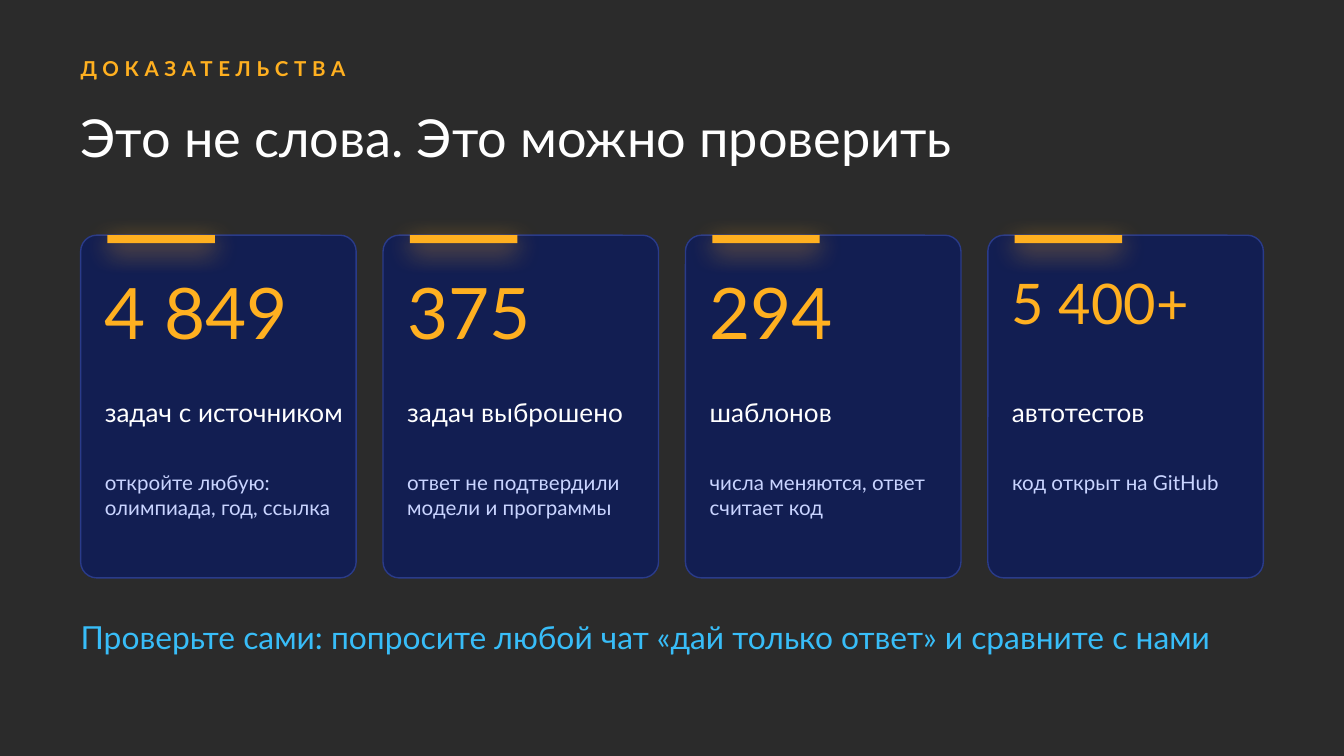
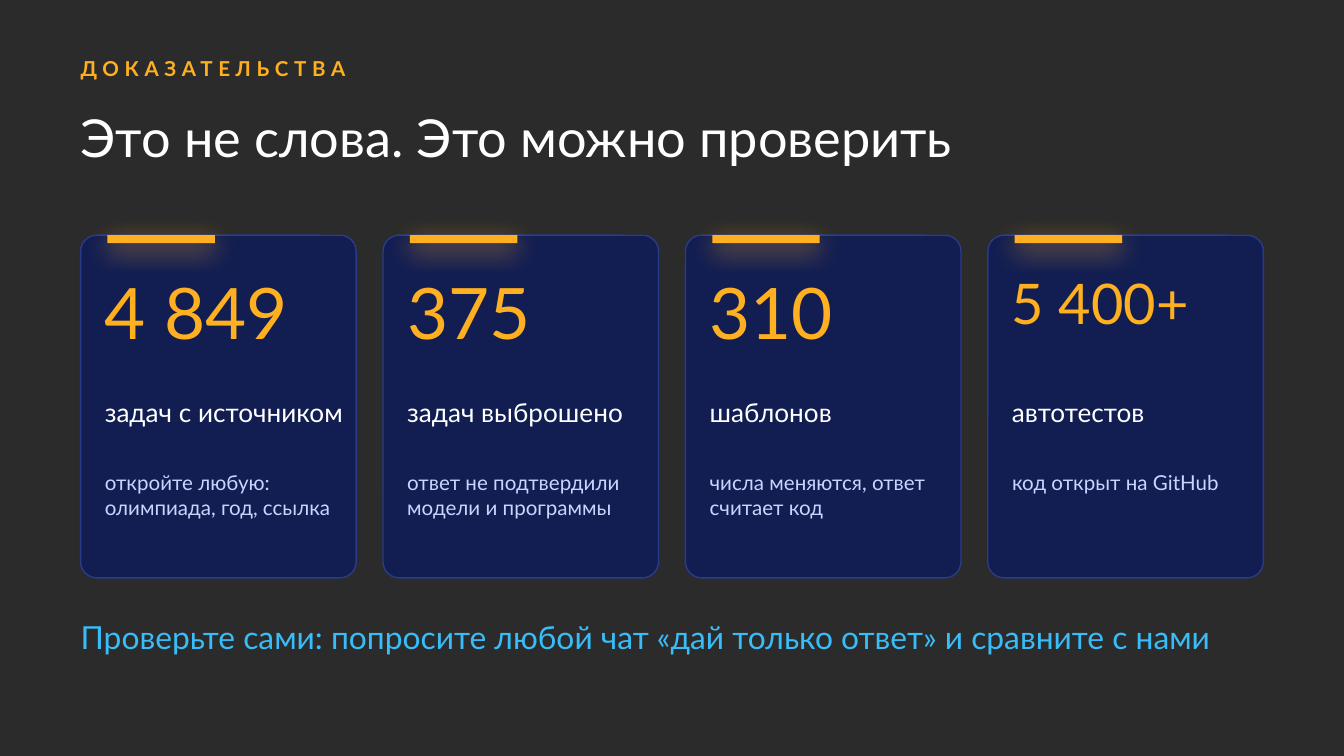
Before and after one commit to nagayevarsen/olymp-trainer, a slide deck: slide 7 of docs/handoff/olymp-trainer.pptx. Drawn at 1344x756 pixels with LibreOffice and Linux fonts; fonts in the diff are those of the drawing; background and template pictures are left out; a plain dark background stands for a picture behind light text. Boxes give left, top, right and bottom in pixels: in the first picture for what was removed or moved away, otherwise in the second. Text is boxed around its words. In the diff, an @@ line names an element or a change of style, - is before the commit and + after.

```diff
--- a/docs/handoff/olymp-trainer.pptx
+++ b/docs/handoff/olymp-trainer.pptx
@@ text at (710, 287, 833, 340): text changed @@
-294
+310
```
Also in this commit, not shown: 3 other slides changed, 2 slides added, 1 slide removed, 25 other files.
